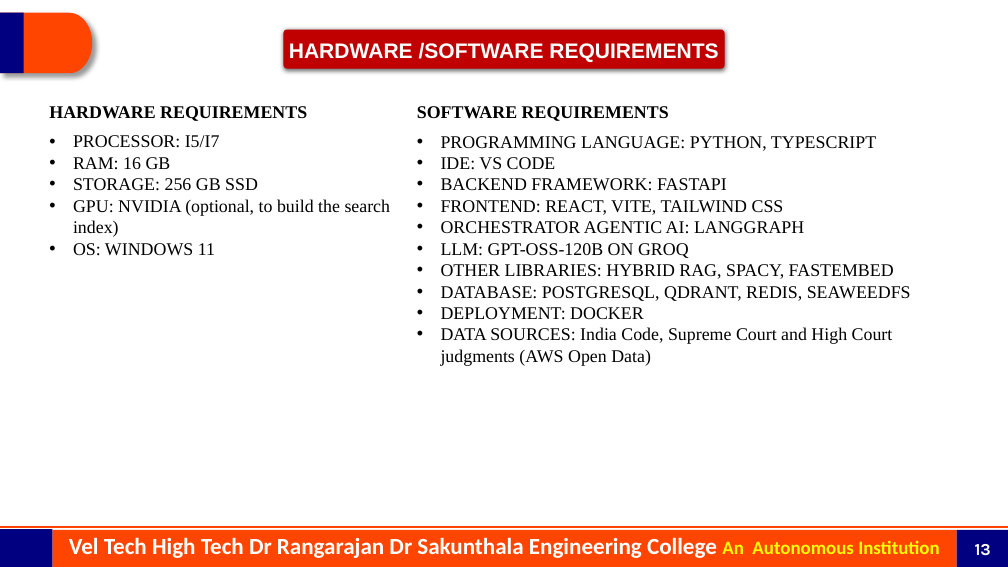
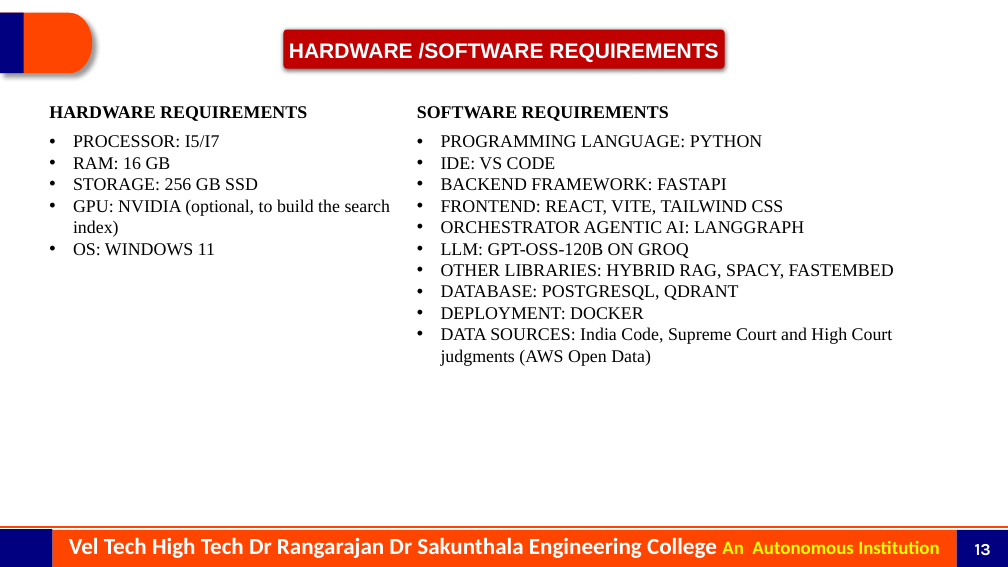
Before and after one commit to srigaran2020/DocketPilot, a slide deck: slide 13 of docs/DocketPilot_Project_Presentation.pptx. Drawn at 1008x567 pixels with LibreOffice and Linux fonts; fonts in the diff are those of the drawing; background and template pictures are left out. Boxes give left, top, right and bottom in pixels: in the first picture for what was removed or moved away, otherwise in the second. Text is boxed around its words. In the diff, an @@ line names an element or a change of style, - is before the commit and + after.

```diff
--- a/docs/DocketPilot_Project_Presentation.pptx
+++ b/docs/DocketPilot_Project_Presentation.pptx
@@ text at (441, 135, 763, 148): text changed @@
-• PROGRAMMING LANGUAGE: PYTHON, TYPESCRIPT
+• PROGRAMMING LANGUAGE: PYTHON
@@ text at (441, 285, 738, 300): text changed @@
-• DATABASE: POSTGRESQL, QDRANT, REDIS, SEAWEEDFS
+• DATABASE: POSTGRESQL, QDRANT
```
Also in this commit, not shown: 1 other slide changed, 5 other files.
